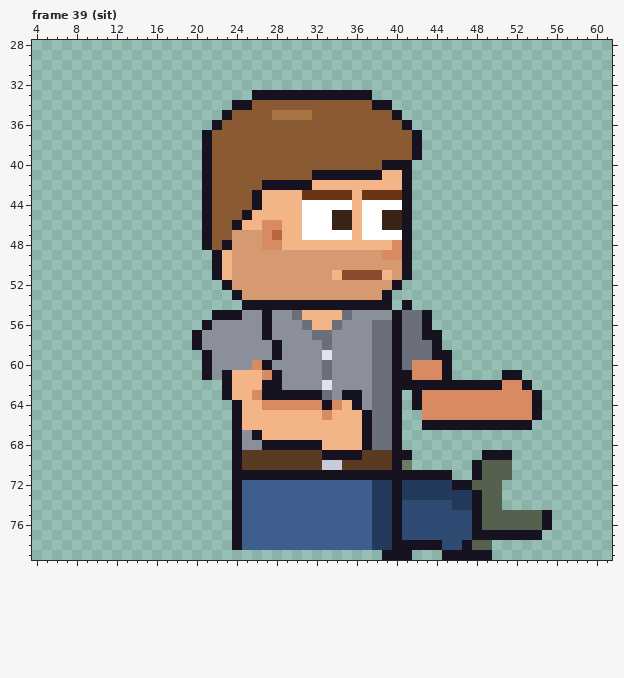
A pixel-art file gets an edit: sprites/expo/expo_atta_right_anim.aseprite. This is how it looked before the edit.
64x80 pixels, 85 frames. Colours within 5 levels of each other are drawn and written as one. Shown: frame 39 (sit): x 4..61, y 28..79. The commit also changed other frames, which this record leaves out.
New version:
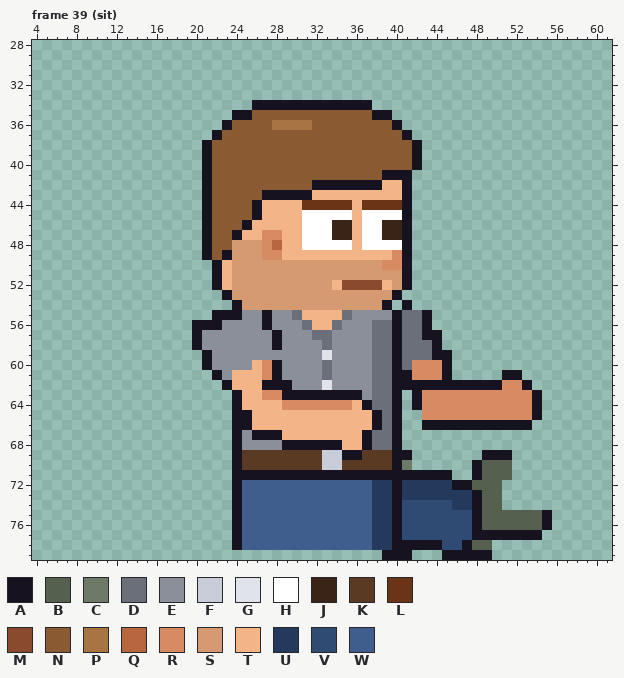
Palette (. is transparent): A #17121f  B #55604f  C #6e7a68  D #6a6f7a  E #8a8f9a  F #c8ccd8  G #e0e4ea  H #ffffff  J #3a2418  K #5a3a22  L #6b3416  M #8a4a2e  N #8a5a32  P #a87444  Q #b8663f  R #d88a62  S #d69a72  T #f3b488  U #243a5c  V #2f4a73  W #3f5e8e
Difference:
Changed rows in their new state; - is an unchanged pixel.
Frame 39 (sit):
first column x 20:
33 ------............-----
34 ----..AAAAAAAAAAAA..---
35 ---.AA--NNNN------AA.--
36 --.A----PPPP--------A.-
37 -.A------------------A.
40 -------------------NNNA
41 ------------NNNNNNNAA--
42 -------NNNNNAAAAAAA----
43 ------NAAAAATTTT-TTTT--
44 -----------LLLLL-LLLL--
45 -----NA-------HH---HH--
46 ----NA-TT--------------
47 ----ATT-R-----JJ---JJ--
48 ---N----Q--HHHHH-HHHH--
49 -ANA---RRTTTTTTTTTTT---
50 -------------------RR--
51 --------------SSSSSS---
52 --AT----------TMMMMTSA-
53 ---AS--------------SA--
54 ----ASSSSSSSSSSSSSS----
56 A-A--------------------
57 -------EA--------------
59 --------E--------------
60 ------TRA--------------
61 -.AE-------------------
62 ---------A-------------
63 ---.A-TRR----AA--------
64 -------TT----R-RTA-----
65 -----A-------T---TA----
66 -----A-----------TA----
67 -------AA--------------
68 -------EE----AA--------
69 -------------FF--------
